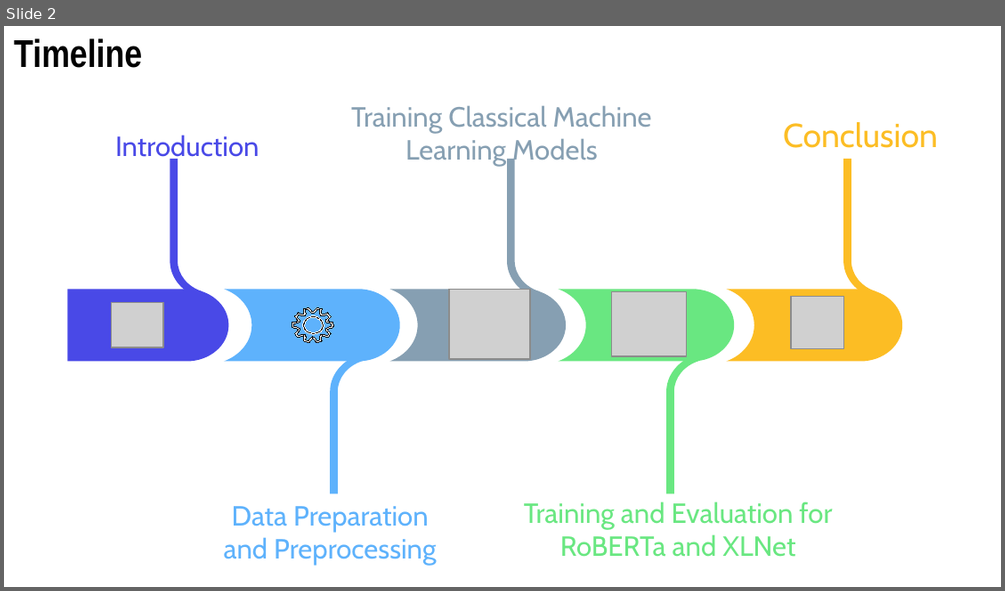
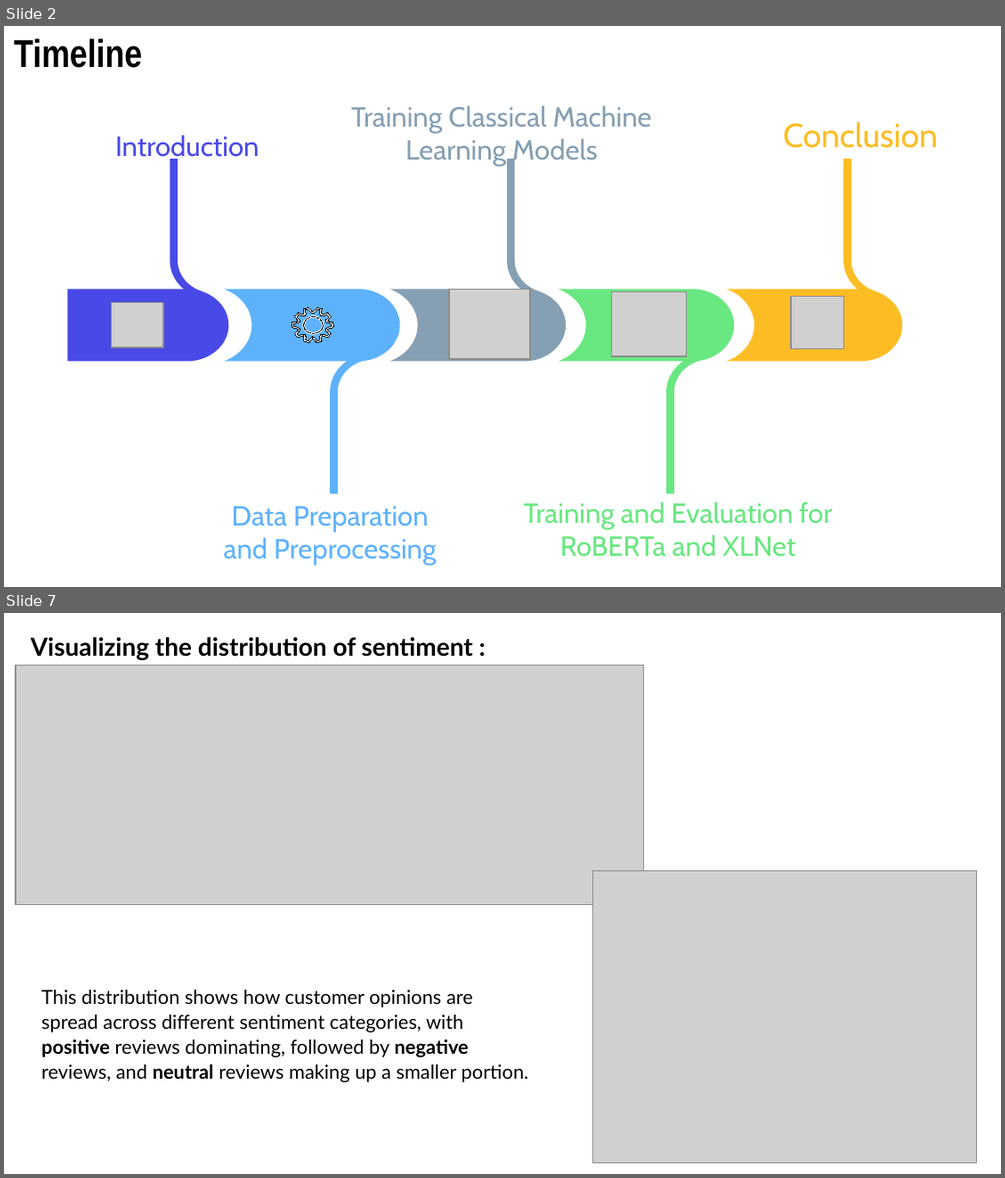
Before and after one commit to elghallali/Customer-Reviews-Classification, a slide deck: reports/Machine Learning Infographics by Slidesgo.pptx. Shown one above the other, each under a label of ours: slide 2 before the commit, slides 2 and 7 after it; the slides between them are not shown. The pictures are 1005x591 and 1005x1178 pixels, drawn with LibreOffice and Linux fonts; fonts in the diff are those of the drawing; grey boxes stand for pictures. Boxes give left, top, right and bottom in pixels: in the first picture for what was removed or moved away, otherwise in the second. Text is boxed around its words. In the diff, an @@ line names an element or a change of style, - is before the commit and + after.

```diff
--- a/reports/Machine Learning Infographics by Slidesgo.pptx
+++ b/reports/Machine Learning Infographics by Slidesgo.pptx
@@ slide 7 added at (x1=4, y1=613, x2=1001, y2=1174), background #FFFFFF @@
@@ title added at (x1=31, y1=637, x2=473, y2=660), 18 pt, text #000000, bold @@
+Visualizing the distribution of sentiment :
@@ picture added at (x1=16, y1=665, x2=644, y2=904) @@
@@ picture added at (x1=593, y1=870, x2=976, y2=1162) @@
@@ text added at (x1=41, y1=989, x2=529, y2=1082), 14 pt, text #000000 @@
+This distribution shows how customer opinions are spread across different sentiment categories, with positive reviews dominating, followed by negative reviews, and neutral reviews making up a smaller portion.
```
Also in this commit, not shown: 23 slides changed, 15 other slides added, 1 slide removed, 16 other files.
